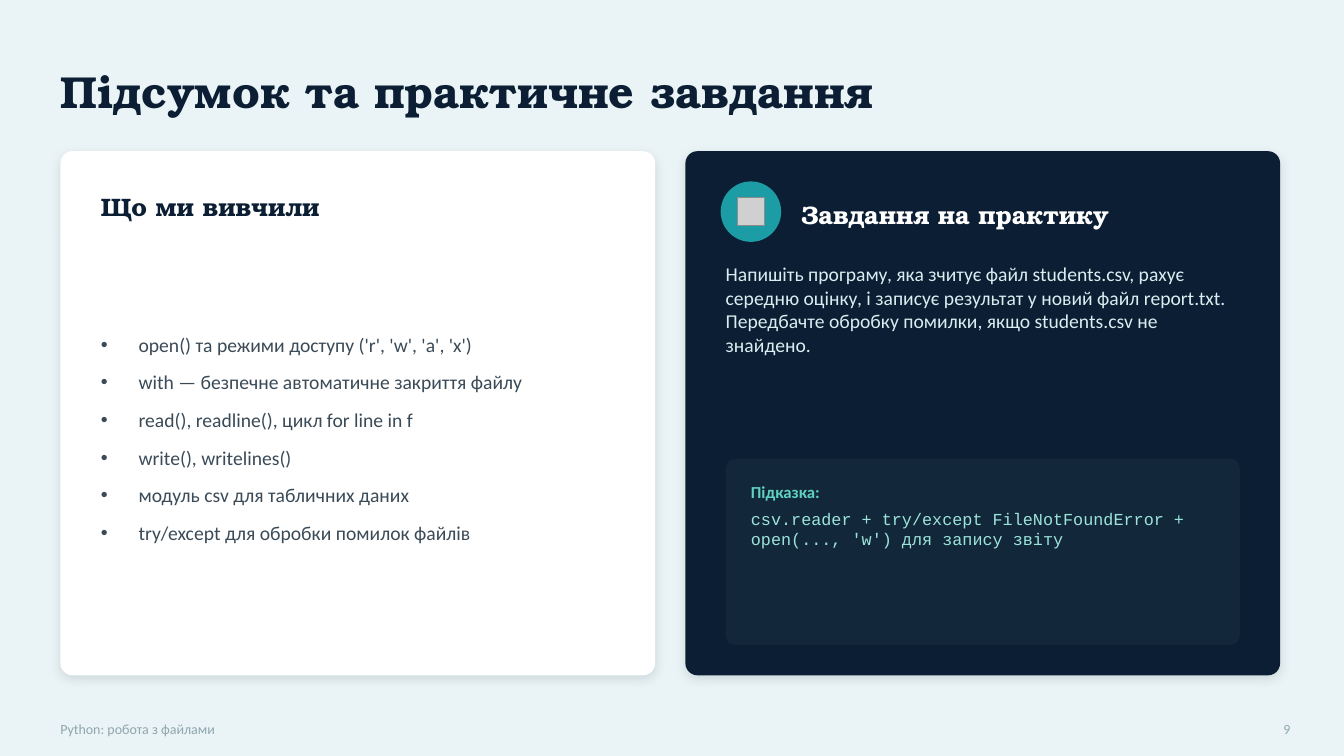
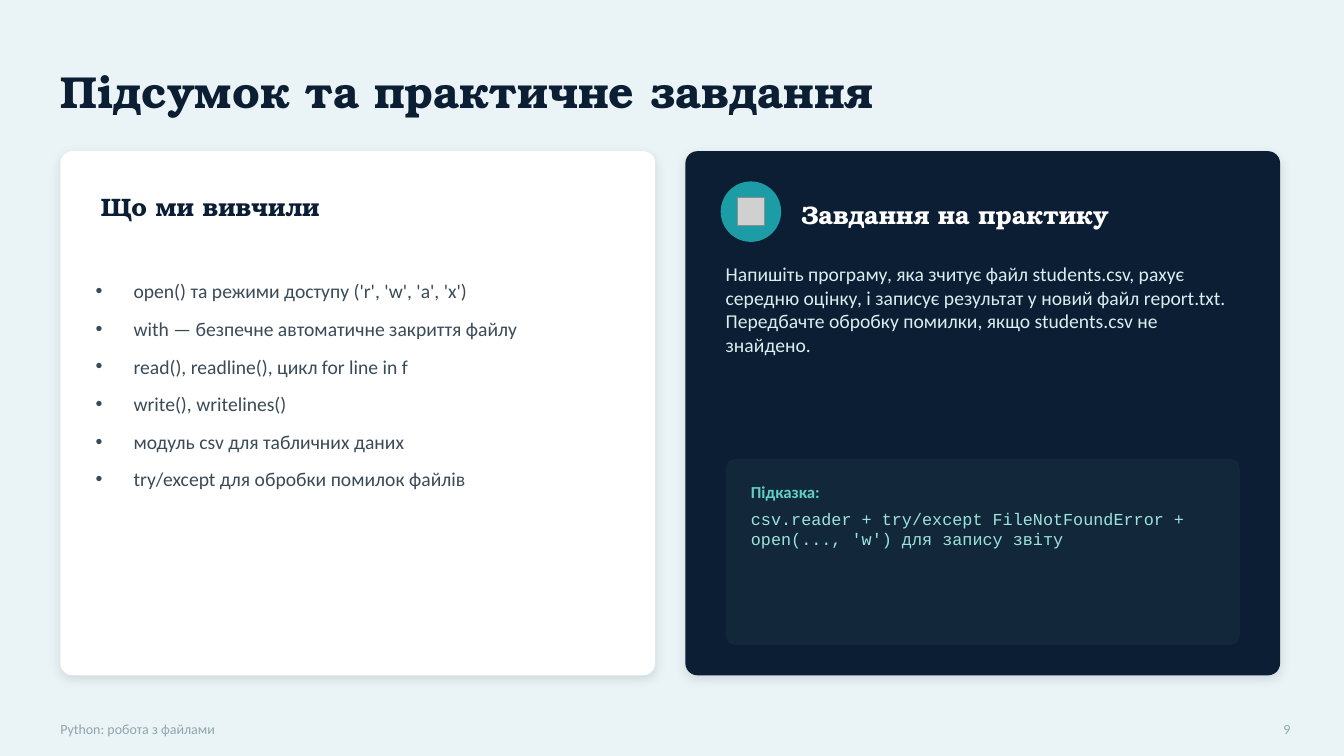
Before and after one commit to dmitriy-shtefan/python-course, a slide deck: slide 9 of заняття_12/Python_files.pptx. Drawn at 1344x756 pixels with LibreOffice and Linux fonts; fonts in the diff are those of the drawing; grey boxes stand for pictures. Boxes give left, top, right and bottom in pixels: in the first picture for what was removed or moved away, otherwise in the second. Text is boxed around its words. In the diff, an @@ line names an element or a change of style, - is before the commit and + after.

```diff
--- a/заняття_12/Python_files.pptx
+++ b/заняття_12/Python_files.pptx
@@ text "open() та режими доступу ('r', ...": place and size @@
-text "open() та режими доступу ('r', ..." at [139,338,522,543]
+text "open() та режими доступу ('r', ..." at [134,284,517,490]
```
Also in this commit, not shown: 3 other slides changed, 3 other files.
